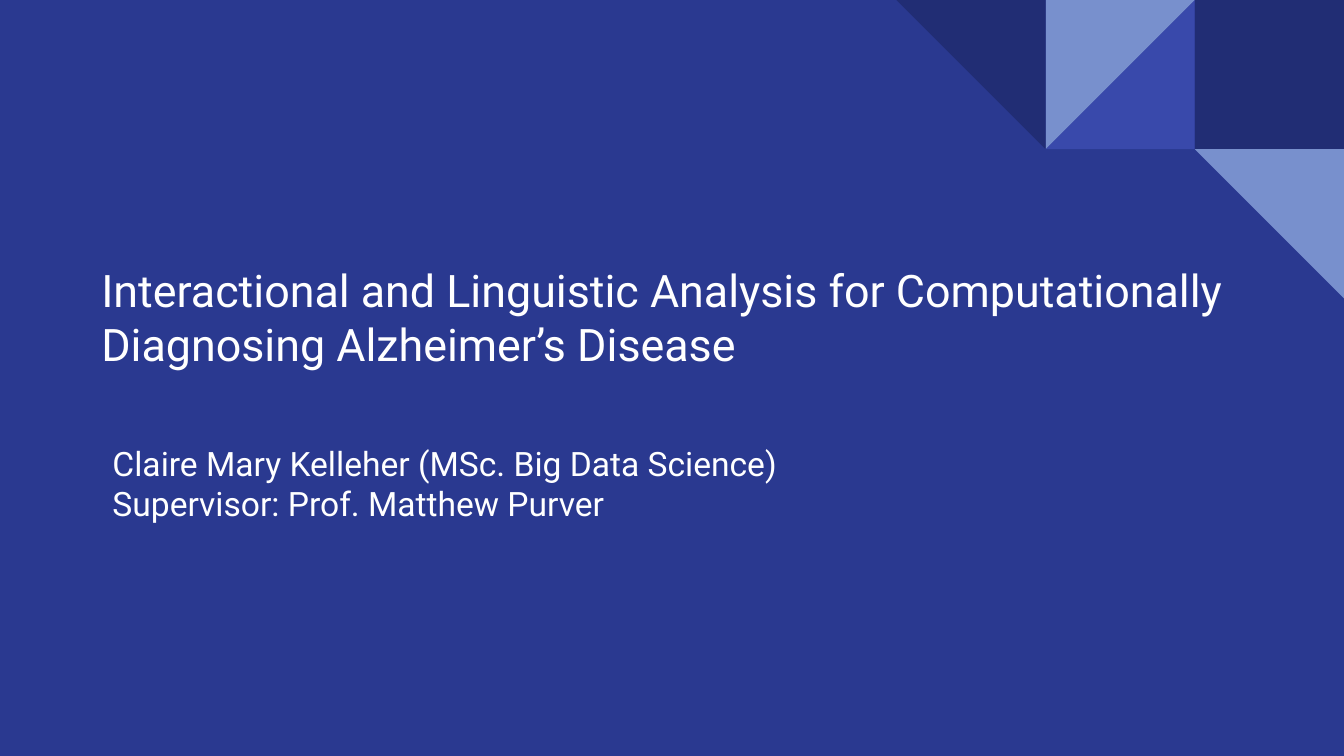
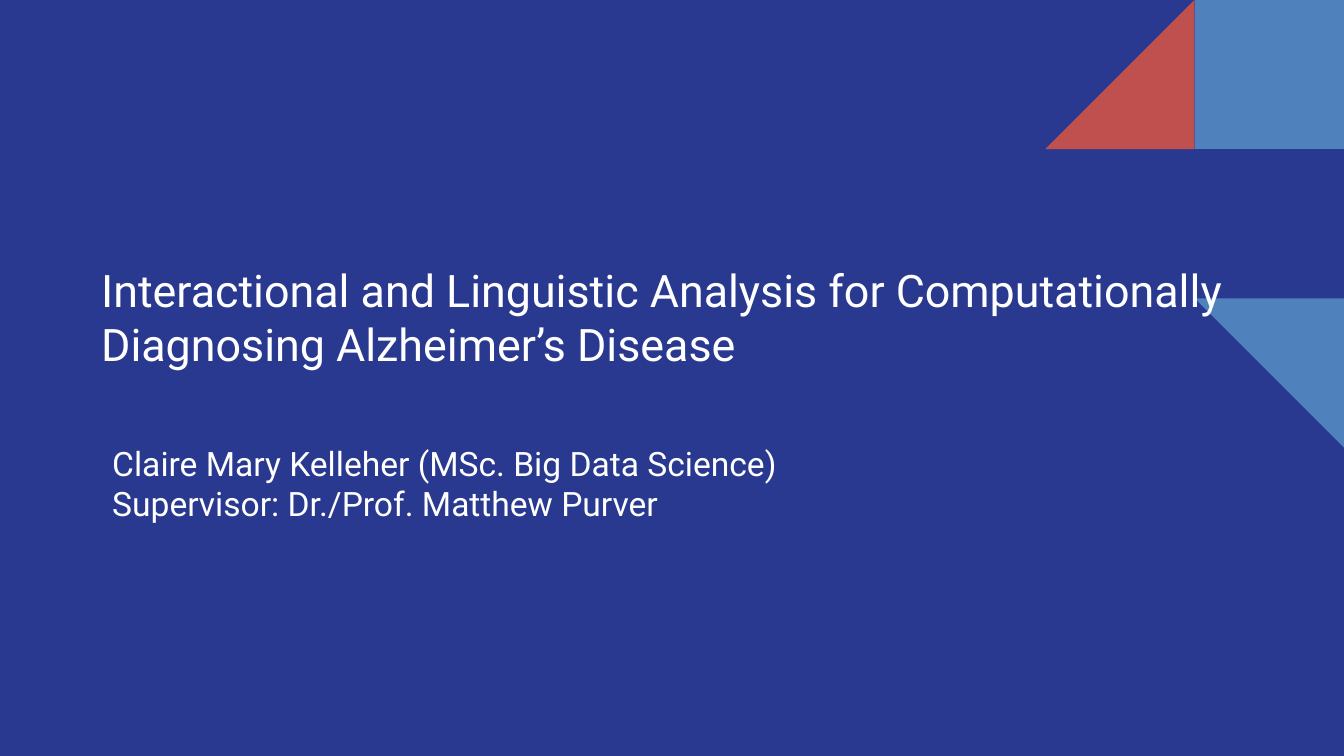
Before and after one commit to clairemk/Thesis_NLP_Alzheimers, a slide deck: slide 1 of WriteUp/Presentation/Project Pres- Interactional and Linguistic Analysis for Computationally Diagnosing Alzheimer’s Disease.pptx. Drawn at 1344x756 pixels with LibreOffice and Linux fonts; fonts in the diff are those of the drawing. Boxes give left, top, right and bottom in pixels: in the first picture for what was removed or moved away, otherwise in the second. Text is boxed around its words. In the diff, an @@ line names an element or a change of style, - is before the commit and + after.

```diff
--- a/WriteUp/Presentation/Project Pres- Interactional and Linguistic Analysis for Computationally Diagnosing Alzheimer’s Disease.pptx
+++ b/WriteUp/Presentation/Project Pres- Interactional and Linguistic Analysis for Computationally Diagnosing Alzheimer’s Disease.pptx
@@ right triangle removed at <box>896,0,1046,149</box> @@
@@ right triangle at <box>1046,0,1195,149</box>: fill #3949AB to #C0504D @@
@@ right triangle removed at <box>1046,0,1195,149</box> @@
@@ rectangle at <box>1195,0,1344,149</box>: fill #212D74 to #4F81BD @@
@@ right triangle removed at <box>1195,149,1344,298</box> @@
@@ right triangle added at <box>1195,298,1344,448</box>, fill #4F81BD @@
@@ text at <box>112,490,658,523</box>: text changed @@
-Supervisor: Prof. Matthew Purver
+Supervisor: Dr./Prof. Matthew Purver
```
Also in this commit, not shown: 31 other slides changed, 1 other file.
